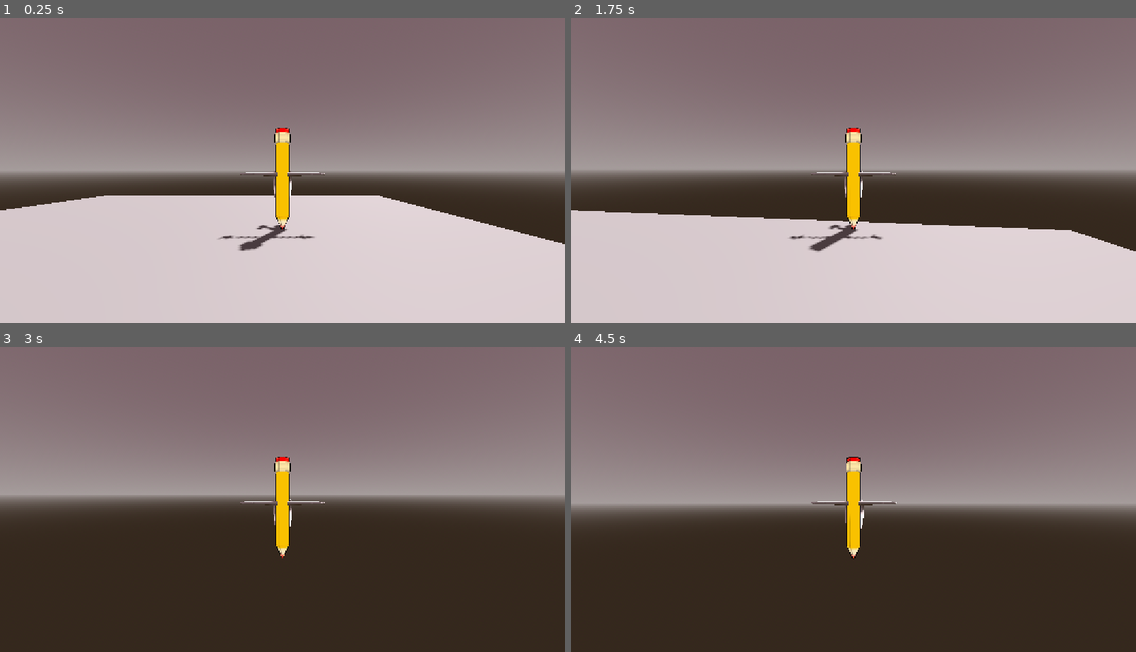
Above: before the commit, frames 1-4 (two rows, left to right).
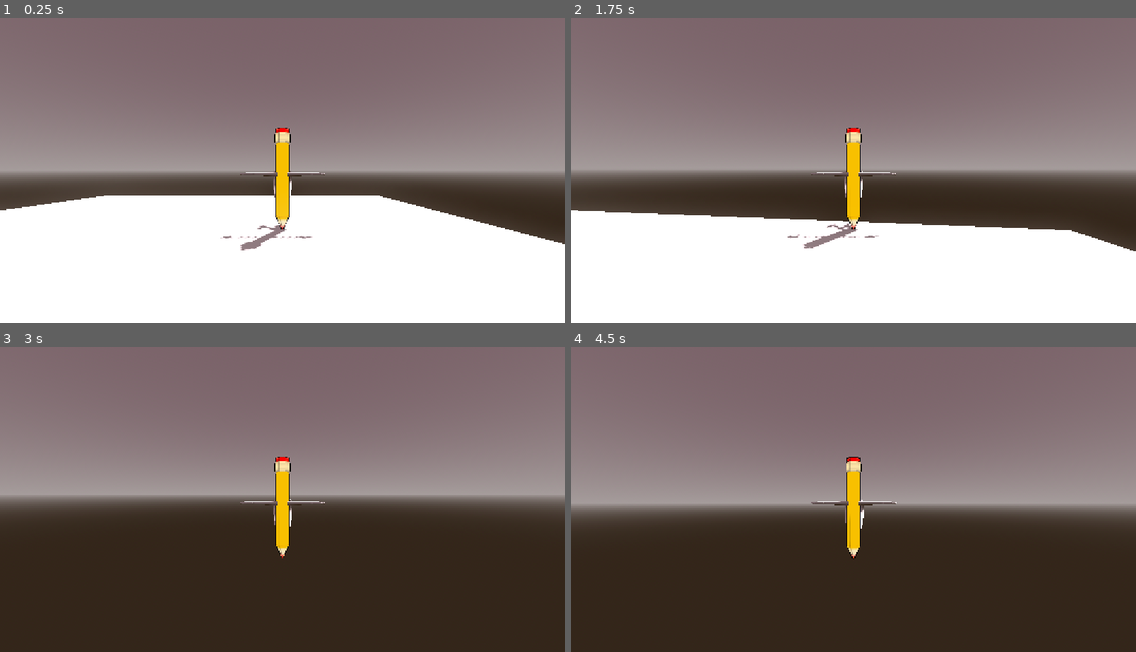
Above: after the commit, the same moments.

Repository: adwixvibes-hue/Moly-The-pencil
Game: Godot game, scene res://Levels/level1.tscn
The game is run twice, just before and just after one commit, with the same random seed, the same clock (stepped at 60 frames per second) and the same inputs. The project has no main scene, so this scene is started directly.
Inputs (mouse positions are in pixels of both pictures, inside the frame that each line leads up to):
- Up to frame 1 (0.25 s): no input
- Up to frame 2 (1.75 s): tap Enter at 0.5 s; move the mouse to (881, 170) at 0.52 s; hold W (move_forward) from 0.53 s (still down); tap Space (jump) at 0.77, 1.52 s; move the mouse to (825, 170) at 1.27 s
- Up to frame 3 (3 s): keep holding W (move_forward); move the mouse to (293, 493) at 2.02 s; move the mouse to (276, 505) at 2.77 s
- Up to frame 4 (4.5 s): keep holding W (move_forward); tap Space (jump) at 3.02, 3.5, 3.77 s; move the mouse to (893, 502) at 3.52 s; tap Enter at 4.25 s; move the mouse to (808, 496) at 4.27 s

The runs differ from the first frame. In frame 1, 38% of the frame differs, in the area x 0-100%, y 58-100%; in frame 2, 33%; in frame 3, less than 0.1%; in frame 4, less than 0.1%.

Commit message:
Just added glow and removed the envirement from the line3D scene

Diff:
--- a/Classes/line_3d.tscn
+++ b/Classes/line_3d.tscn
@@ -2,30 +2,6 @@
 
 [ext_resource type="Script" uid="uid://cwfcg8mcr35l6" path="res://Scripts/Classes/Line3D.gd" id="1_s2fxl"]
 
-[sub_resource type="ProceduralSkyMaterial" id="ProceduralSkyMaterial_s2fxl"]
-sky_top_color = Color(0.29620785, 0.2373966, 0.25344303, 1)
-sky_horizon_color = Color(0.4039901, 0.38196933, 0.37989616, 1)
-ground_bottom_color = Color(0.13054535, 0.101273514, 0.07693451, 1)
-ground_horizon_color = Color(0.4039901, 0.38196933, 0.37989616, 1)
-energy_multiplier = 1.6
-
-[sub_resource type="Sky" id="Sky_uya78"]
-sky_material = SubResource("ProceduralSkyMaterial_s2fxl")
-
-[sub_resource type="Environment" id="Environment_k0hah"]
-background_mode = 2
-sky = SubResource("Sky_uya78")
-
 [node name="Line3D" type="Node3D" unique_id=520821908]
 script = ExtResource("1_s2fxl")
 color = Color(0.24700779, 0.5374156, 0.8627384, 1)
-
-[node name="DirectionalLight3D" type="DirectionalLight3D" parent="." unique_id=285948301]
-transform = Transform3D(-0.8660254, -0.43301278, 0.25, 0, 0.49999997, 0.86602545, -0.50000006, 0.75, -0.43301266, 0, 0, 0)
-shadow_enabled = true
-
-[node name="WorldEnvironment" type="WorldEnvironment" parent="." unique_id=1789121954]
-environment = SubResource("Environment_k0hah")
-
-[node name="Camera3D" type="Camera3D" parent="." unique_id=1091940121]
-transform = Transform3D(-1, 8.940697e-08, 1.7763568e-15, 0, -4.371139e-08, 1, 8.940697e-08, 1, 4.371138e-08, 0, 1.7282152, 0)
--- a/Levels/level1.tscn
+++ b/Levels/level1.tscn
@@ -20,6 +20,11 @@
 [sub_resource type="Environment" id="Environment_fy36t"]
 background_mode = 2
 sky = SubResource("Sky_i4kf4")
+glow_enabled = true
+glow_intensity = 1.0
+glow_strength = 1.25
+
+[sub_resource type="StandardMaterial3D" id="StandardMaterial3D_s2fxl"]
 
 [sub_resource type="CapsuleShape3D" id="CapsuleShape3D_pfe2p"]
 radius = 0.19726563
@@ -43,6 +48,10 @@
 
 [node name="Node3D" type="Node3D" unique_id=1885726595]
 
+[node name="DirectionalLight3D" type="DirectionalLight3D" parent="." unique_id=603700167]
+transform = Transform3D(-0.8660254, -0.43301278, 0.25, 0, 0.49999997, 0.86602545, -0.50000006, 0.75, -0.43301266, 0, 0, 0)
+shadow_enabled = true
+
 [node name="WorldEnvironment" type="WorldEnvironment" parent="." unique_id=1355778594]
 environment = SubResource("Environment_fy36t")
 
@@ -52,6 +61,7 @@
 [node name="CSGBox3D" type="CSGBox3D" parent="CSGCombiner3D" unique_id=1139217435]
 transform = Transform3D(1, 0, 0, 0, 1, 0, 0, 0, 1, -2.3746338, -1.5764124, 0.019195557)
 size = Vector3(16.008057, 1, 13.318787)
+material = SubResource("StandardMaterial3D_s2fxl")
 
 [node name="Pencil parrent" type="Node3D" parent="." unique_id=1569651913]
 
@@ -84,7 +94,7 @@
 
 [node name="Line3D" parent="CharacterBody3D/Pencil" unique_id=520821908 instance=ExtResource("2_i4kf4")]
 width = 0.1
-color = Color(0, 0.5568628, 0.7647059, 1)
+color = Color(0.6448834, 0.8705594, 1, 1)
 
 [node name="particles" type="CPUParticles3D" parent="CharacterBody3D/Pencil" unique_id=2020787345]
 transform = Transform3D(1, 0, 0, 0, 1, 0, 0, 0, 1, 0, 0.016072392, 0)
--- a/Scripts/Classes/Line3D.gd
+++ b/Scripts/Classes/Line3D.gd
@@ -18,6 +18,8 @@
 
 	material.albedo_color = color
 	material.cull_mode = BaseMaterial3D.CULL_DISABLED
+	material.shading_mode = BaseMaterial3D.SHADING_MODE_UNSHADED
+	material.emission_enabled = true
 	mesh.material = material
 
 	var start_point: Vector3 = points.get(points.size() -1)
